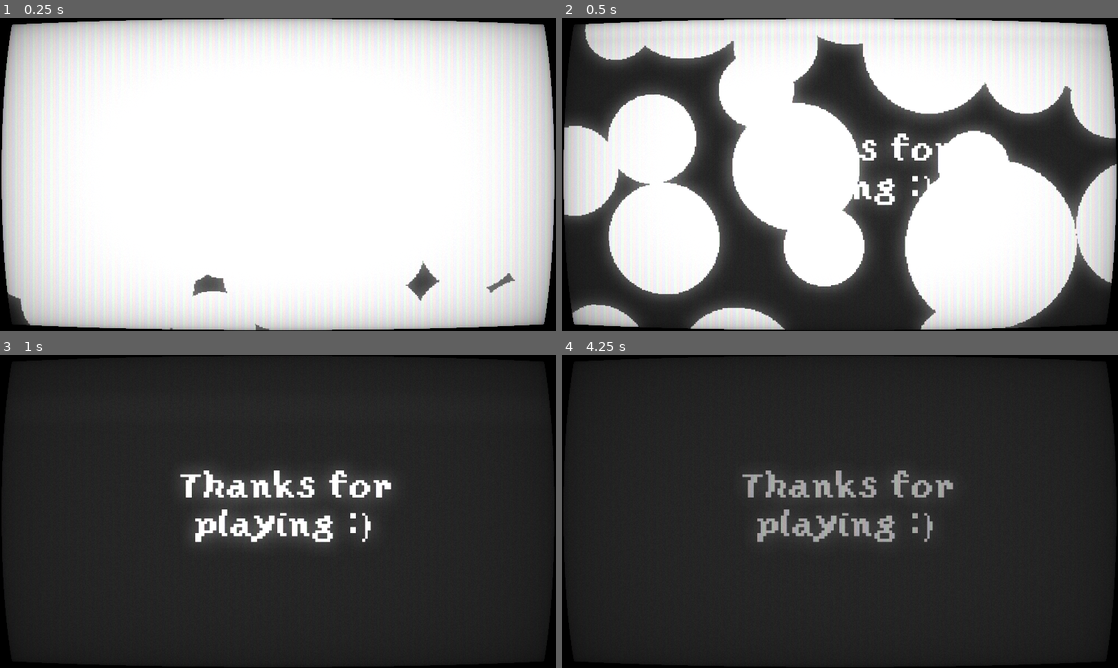
Above: before the commit, frames 1-4 (two rows, left to right).
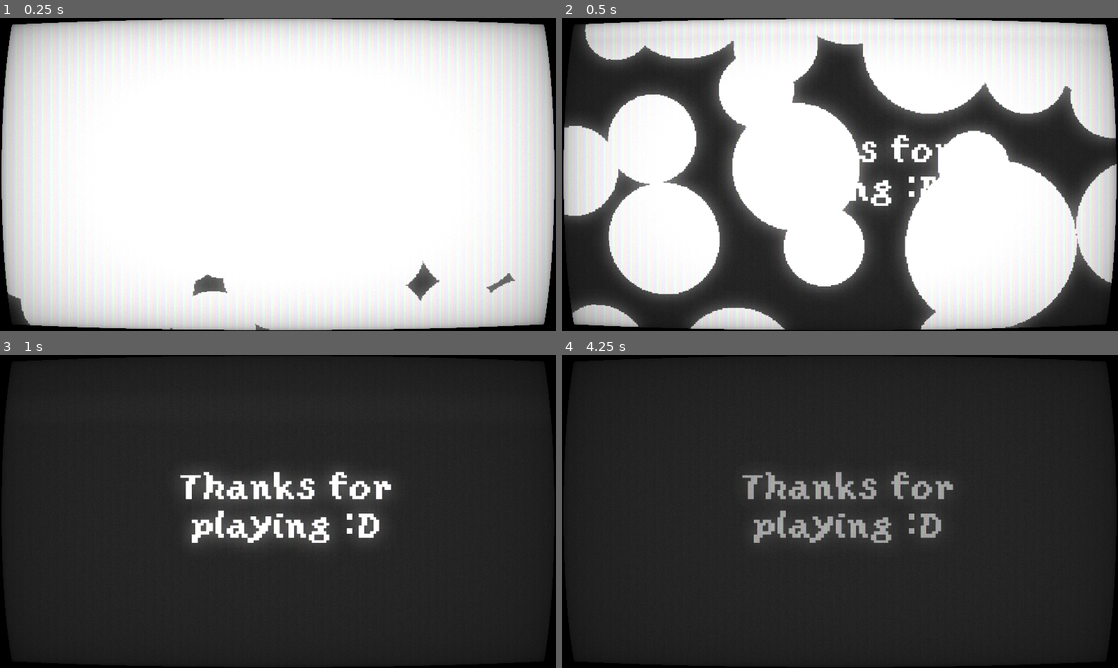
Above: after the commit, the same moments.

Repository: pascalbros/GGJ25-Blobble
Game: Godot game, scene res://scenes/thanks.tscn
Two runs of this game, one before a commit and one after it. Both use one fixed random seed, a clock stepped at 60 frames per second and the inputs below. This scene is started directly instead of the project's main scene.
Inputs:
- Up to frame 1 (0.25 s): no input
- Up to frame 2 (0.5 s): no input
- Up to frame 3 (1 s): tap Enter at 0.5 s; hold Right (right) from 0.53 s (still down); tap P at 0.6 s; tap Space (jump) at 0.77 s
- Up to frame 4 (4.25 s): tap Space (jump) at 1.25, 1.52, 3.02, 3.5, 3.77 s; tap P every 0.75 s from 1.35 to 3.6 s; release Right (right) at 2.03 s; hold Left (left) 2.03-2.78 s; tap Enter at 2.75 s; hold Right (right) from 2.78 s (still down)

Frame 1 is identical in both runs. In frame 2, 0.7% of the frame differs, in the area x 51-70%, y 36-60%; in frame 3, 1.9%, in the area x 32-71%, y 36-60%; in frame 4, 1.8%.

Commit message:
Fixed web

Diff:
--- a/scenes/thanks.tscn
+++ b/scenes/thanks.tscn
@@ -33,7 +33,7 @@
 theme = ExtResource("2_yr8wv")
 theme_override_font_sizes/font_size = 30
 text = "Thanks for
-playing :)"
+playing :D"
 horizontal_alignment = 1
 vertical_alignment = 1
 
--- a/scripts/portal.gd
+++ b/scripts/portal.gd
@@ -45,16 +45,6 @@
 	if Engine.is_editor_hint():
 		queue_redraw()
 
-func get_nodes_with_script(target_script: Script, root: Node = EditorInterface.get_edited_scene_root()) -> Array:
-	if root == null: return []
-	var nodes_with_script = []
-	var script = root.get_script()
-	if script != null and script == target_script:
-		nodes_with_script.append(root)
-	for child in root.get_children():
-		nodes_with_script += get_nodes_with_script(target_script, child)
-	return nodes_with_script
-
 func enum_to_color(portal_color: PortalColor) -> Color:
 	match portal_color:
 		PortalColor.ONE: return Color("16C47F")
